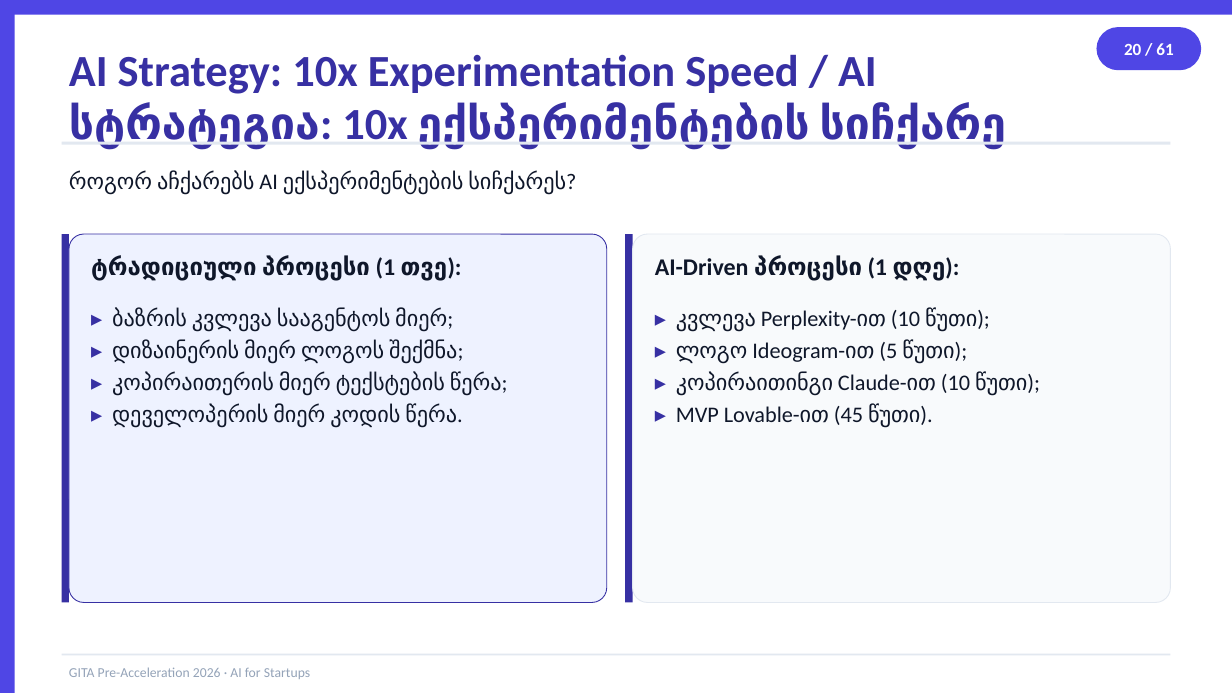
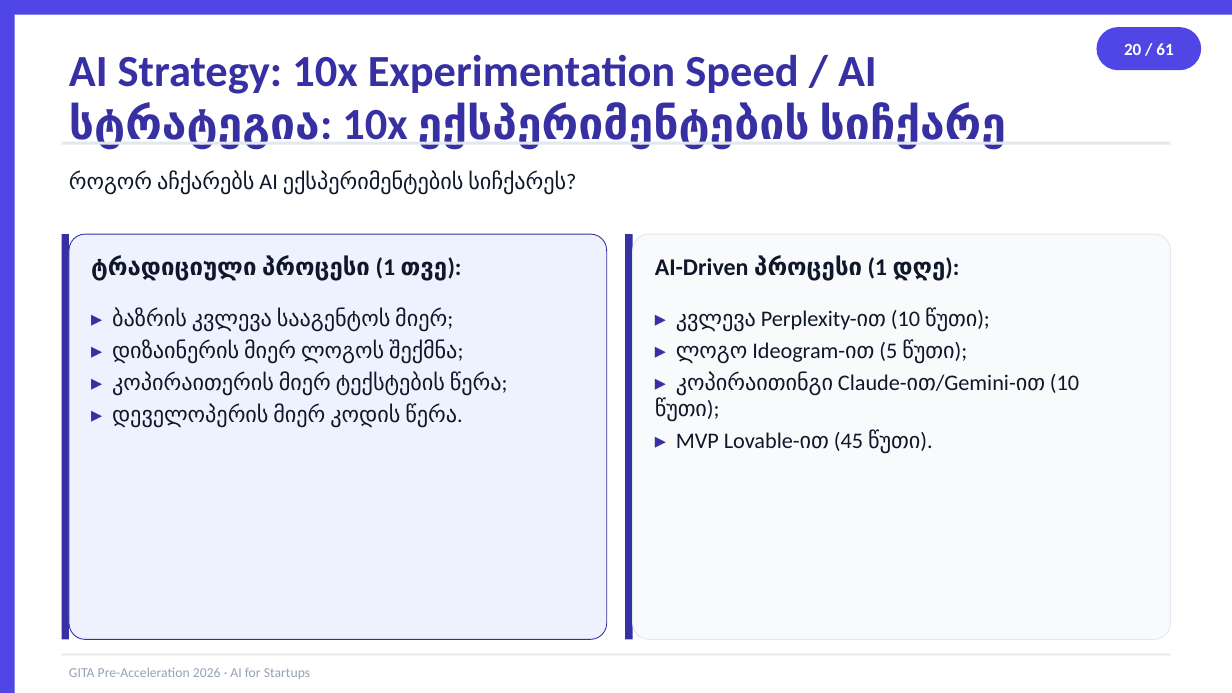
Before and after one commit to basilaia123/ai2026, a slide deck: slide 20 of GITA/Pre-Acceleration/2026-5h-AI-for-Startups/day1-slides.pptx. Drawn at 1232x693 pixels with LibreOffice and Linux fonts; fonts in the diff are those of the drawing. Boxes give left, top, right and bottom in pixels: in the first picture for what was removed or moved away, otherwise in the second. Text is boxed around its words. In the diff, an @@ line names an element or a change of style, - is before the commit and + after.

```diff
--- a/GITA/Pre-Acceleration/2026-5h-AI-for-Startups/day1-slides.pptx
+++ b/GITA/Pre-Acceleration/2026-5h-AI-for-Startups/day1-slides.pptx
@@ rectangle resized from (x1=62, y1=234, x2=69, y2=602) to (x1=62, y1=234, x2=69, y2=639) @@
@@ rounded rectangle resized from (x1=69, y1=234, x2=607, y2=602) to (x1=69, y1=234, x2=607, y2=639) @@
@@ rectangle resized from (x1=626, y1=234, x2=633, y2=602) to (x1=626, y1=234, x2=633, y2=639) @@
@@ rounded rectangle resized from (x1=632, y1=234, x2=1170, y2=602) to (x1=632, y1=234, x2=1170, y2=639) @@
@@ text at (x1=655, y1=372, x2=1079, y2=422): text changed @@
-▸ კოპირაითინგი Claude-ით (10 წუთი);
+▸ კოპირაითინგი Claude-ით/Gemini-ით (10 წუთი);
```
Also in this commit, not shown: 11 other slides changed, 3 other files.
